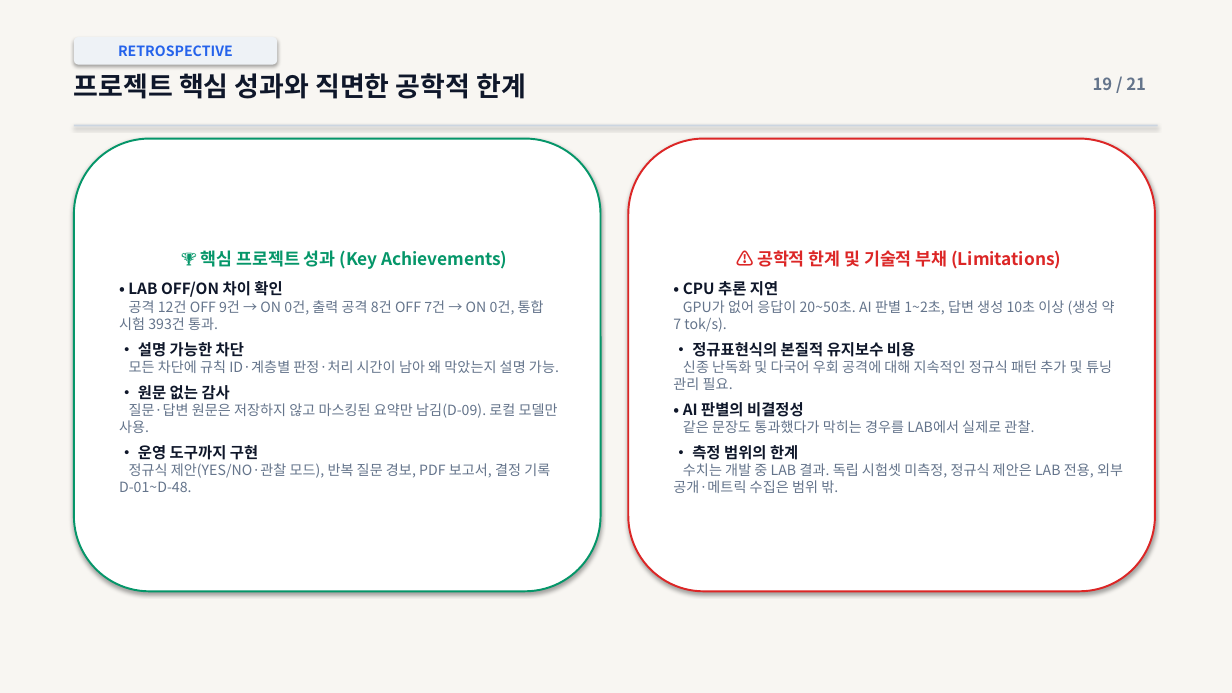
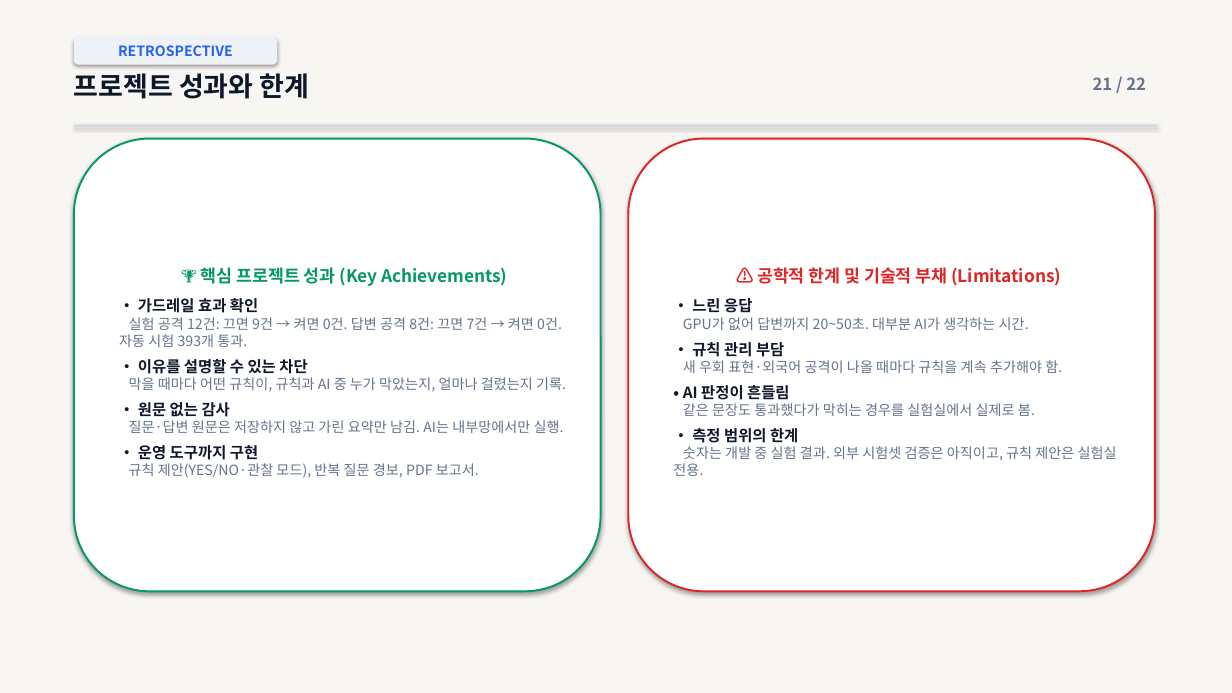
Before and after one commit to vcckm12/CMD_project_01, a slide deck: slide 22 of docs/presentation/final/발표자료.pptx (slide 19 before the commit). Drawn at 1232x693 pixels with LibreOffice and Linux fonts; fonts in the diff are those of the drawing. Boxes give left, top, right and bottom in pixels: in the first picture for what was removed or moved away, otherwise in the second. Text is boxed around its words. In the diff, an @@ line names an element or a change of style, - is before the commit and + after.

```diff
--- a/docs/presentation/final/발표자료.pptx
+++ b/docs/presentation/final/발표자료.pptx
@@ text at box(74, 73, 310, 99): text changed @@
-프로젝트 핵심 성과와 직면한 공학적 한계
+프로젝트 성과와 한계
@@ text at box(1093, 77, 1146, 90): text changed @@
-19 / 21
+21 / 22
@@ text in rounded rectangle at box(119, 298, 566, 392): text changed @@
-• LAB OFF/ON 차이 확인
-공격 12건 OFF 9건 → ON 0건, 출력 공격 8건 OFF 7건 → ON 0건, 통합 시험 393건 통과.
-• 설명 가능한 차단
-모든 차단에 규칙 ID·계층별 판정·처리 시간이 남아 왜 막았는지 설명 가능.
+• 가드레일 효과 확인
+실험 공격 12건: 끄면 9건 → 켜면 0건. 답변 공격 8건: 끄면 7건 → 켜면 0건. 자동 시험 393개 통과.
+• 이유를 설명할 수 있는 차단
+막을 때마다 어떤 규칙이, 규칙과 AI 중 누가 막았는지, 얼마나 걸렸는지 기록.
@@ text in rounded rectangle at box(683, 298, 1062, 416): text changed @@
-• CPU 추론 지연
-GPU가 없어 응답이 20~50초. AI 판별 1~2초, 답변 생성 10초 이상 (생성 약 7 tok/s).
-• 정규표현식의 본질적 유지보수 비용
-신종 난독화 및 다국어 우회 공격에 대해 지속적인 정규식 패턴 추가 및 튜닝 관리 필요.
-• AI 판별의 비결정성
-같은 문장도 통과했다가 막히는 경우를 LAB에서 실제로 관찰.
+• 느린 응답
+GPU가 없어 답변까지 20~50초. 대부분 AI가 생각하는 시간.
+• 규칙 관리 부담
+새 우회 표현·외국어 공격이 나올 때마다 규칙을 계속 추가해야 함.
+• AI 판정이 흔들림
+같은 문장도 통과했다가 막히는 경우를 실험실에서 실제로 봄.
@@ text in rounded rectangle at box(129, 420, 564, 433): text changed @@
-질문·답변 원문은 저장하지 않고 마스킹된 요약만 남김(D-09). 로컬 모델만 사용.
+질문·답변 원문은 저장하지 않고 가린 요약만 남김. AI는 내부망에서만 실행.
@@ text in rounded rectangle at box(673, 446, 1117, 476): text changed @@
-수치는 개발 중 LAB 결과. 독립 시험셋 미측정, 정규식 제안은 LAB 전용, 외부 공개·메트릭 수집은 범위 밖.
+숫자는 개발 중 실험 결과. 외부 시험셋 검증은 아직이고, 규칙 제안은 실험실 전용.
@@ text in rounded rectangle at box(129, 463, 479, 478): text changed @@
-정규식 제안(YES/NO·관찰 모드), 반복 질문 경보, PDF 보고서, 결정 기록 D-01~D-48.
+규칙 제안(YES/NO·관찰 모드), 반복 질문 경보, PDF 보고서.
```
Also in this commit, not shown: 15 other slides changed, 6 slides added, 4 slides removed, 4 other files.
